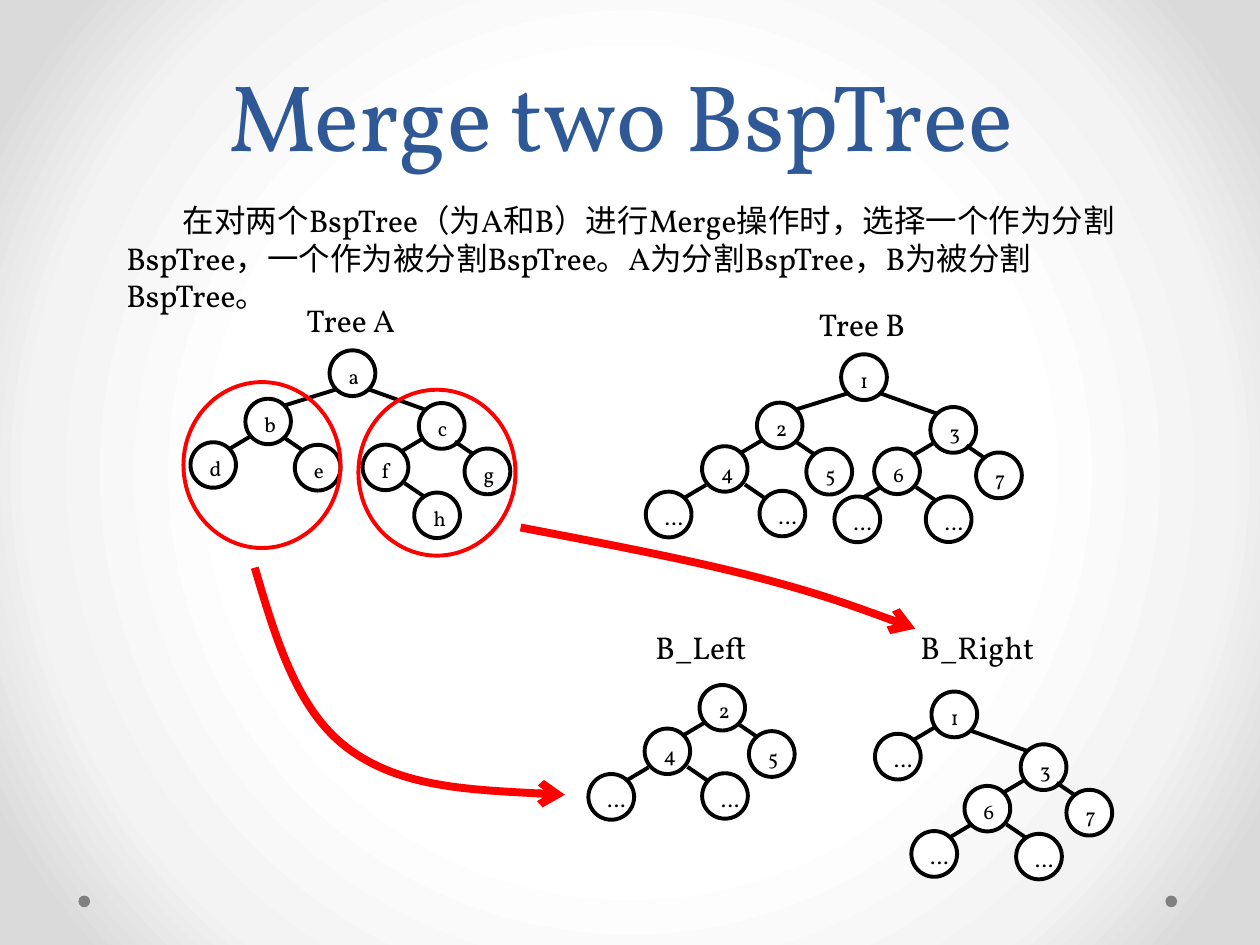
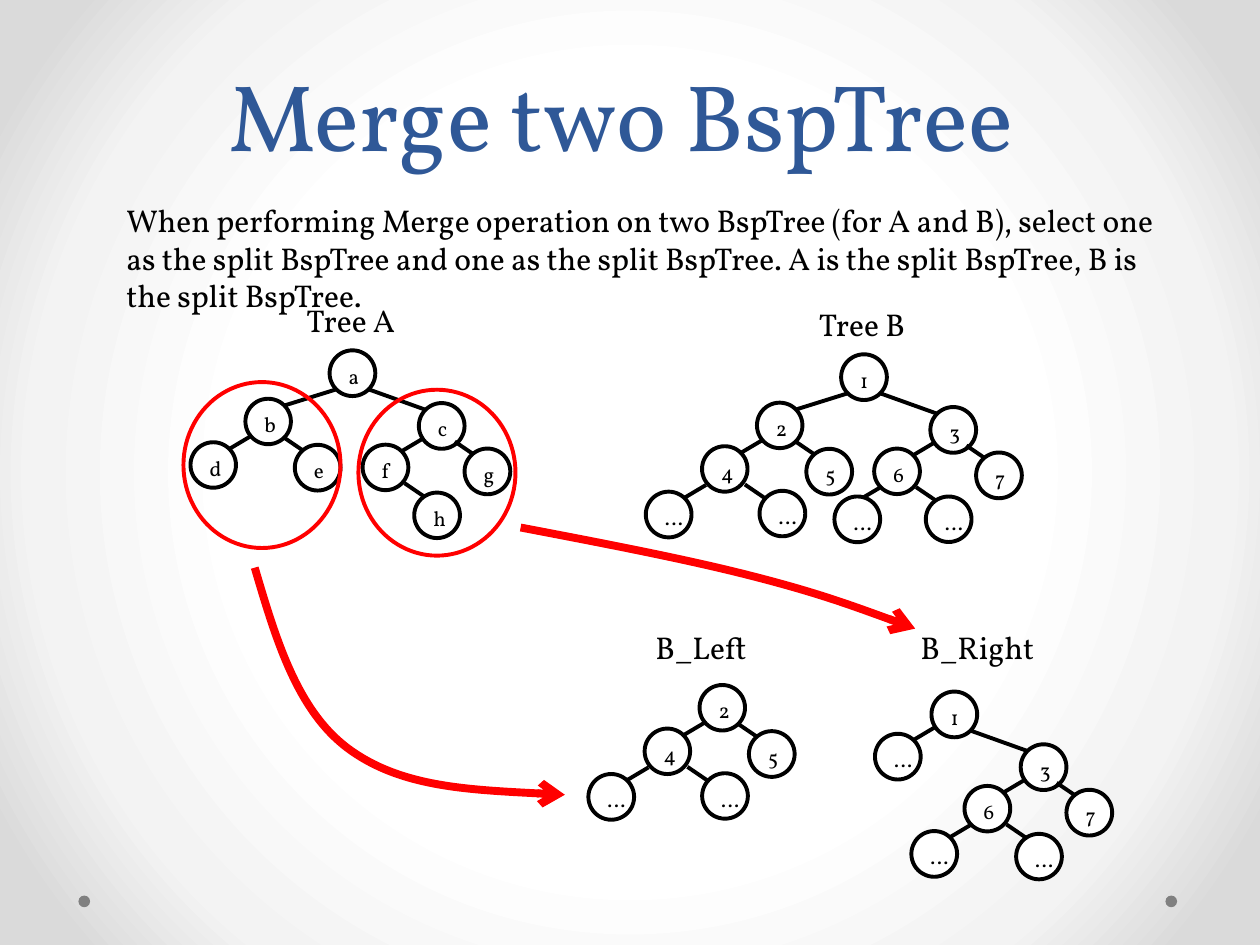
Before and after one commit to goldragoon/BspTreeBooleanOperation, a slide deck: slide 4 of report.pptx. Drawn at 1260x945 pixels with LibreOffice and Linux fonts; fonts in the diff are those of the drawing. Boxes give left, top, right and bottom in pixels: in the first picture for what was removed or moved away, otherwise in the second. Text is boxed around its words. In the diff, an @@ line names an element or a change of style, - is before the commit and + after.

```diff
--- a/report.pptx
+++ b/report.pptx
@@ text at (x1=126, y1=208, x2=1153, y2=323): text changed @@
-在对两个BspTree（为A和B）进行Merge操作时，选择一个作为分割BspTree，一个作为被分割BspTree。A为分割BspTree，B为被分割BspTree。
+When performing Merge operation on two BspTree (for A and B), select one as the split BspTree and one as the split BspTree. A is the split BspTree, B is the split BspTree.
```
Also in this commit, not shown: 7 other slides changed, 9 other files.
